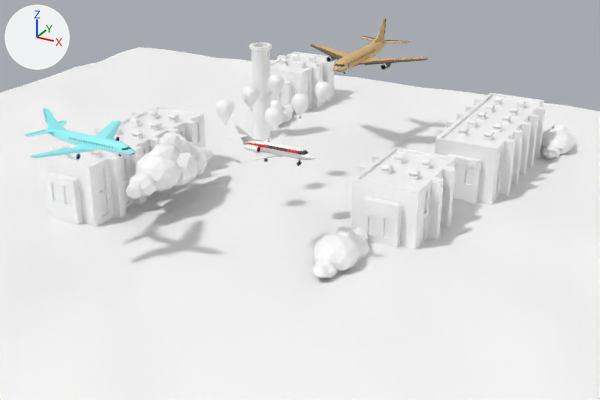
The FBX model Unity/Assets/Resources/Meshs/ChangJing/changjing8_4.fbx: old version first, new version second.
Camera for both pictures: a 50 mm camera at (122.0, -180.0, 150.0) aimed at (-2.0, 45.0, 37.0). The axes (+X, +Y, +Z) are drawn at upper left. The lights are the same throughout. Where no turn or scale is listed for an object, it has been applied to the vertices.

Before the edit, the objects in view are built like this:
```python
ob_feiji003 = bpy.data.objects.new('FeiJI003', me_mesh_005)
ob_feiji003.location = (20.4, -9.3, 77.5)
ob_feiji004 = bpy.data.objects.new('FeiJi004', me_mesh)
ob_feiji004.location = (-23.9, -28.6, 79.4)
ob_feiji005 = bpy.data.objects.new('FeiJi005', me_mesh_010)
ob_feiji005.location = (0.0, 86.7, 80.8)
ob_reqiqiu_10 = bpy.data.objects.new('ReQiQiu_10', me_mesh_007)
ob_reqiqiu_10.location = (-7.9, 39.8, 76.9)
ob_reqiqiu_2 = bpy.data.objects.new('ReQiQiu_2', me_mesh_001)
ob_reqiqiu_2.location = (8.8, 10.0, 76.9)
ob_reqiqiu_5 = bpy.data.objects.new('ReQiQiu_5', me_mesh_002)
ob_reqiqiu_5.location = (-7.2, 10.0, 76.9)
ob_reqiqiu_7 = bpy.data.objects.new('ReQiQiu_7', me_mesh_003)
ob_reqiqiu_7.location = (-8.4, 25.4, 76.9)
ob_reqiqiu_8 = bpy.data.objects.new('ReQiQiu_8', me_mesh_004)
ob_reqiqiu_8.location = (8.8, 25.4, 76.9)
ob_reqiqiu_9 = bpy.data.objects.new('ReQiQiu_9', me_mesh_006)
ob_reqiqiu_9.location = (8.8, 39.8, 76.9)
# also in view: 'jianzhuwu1' at (6.0, 99.0, 32.0); 'jianzhuwu' at (-9.0, 33.0, 40.0); 'tiankong1' at (0.0, 0.0, 44.0)
```
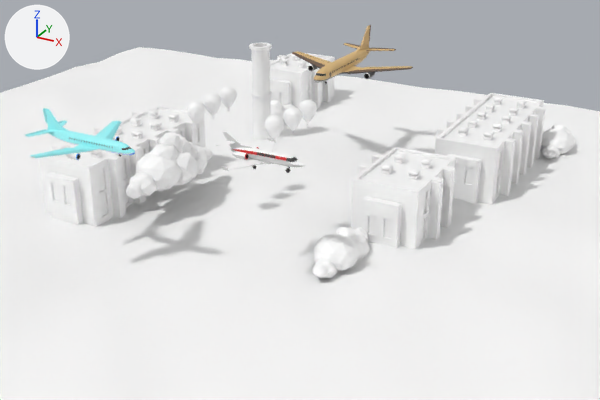
The change, as a list of edits to the scene's bpy script:
```text
Change ob_feiji005:
    ob_feiji005.location: (0.0, 86.7, 80.8) -> (0.0, 73.0, 80.8)
Change ob_reqiqiu_9:
    ob_reqiqiu_9.location: (8.8, 39.8, 76.9) -> (13.7, 20.9, 76.9)
Change ob_reqiqiu_7:
    ob_reqiqiu_7.location: (-8.4, 25.4, 76.9) -> (-13.6, 13.0, 76.9)
Change ob_reqiqiu_2:
    ob_reqiqiu_2.location: (8.8, 10.0, 76.9) -> (12.8, 3.7, 76.9)
Change ob_reqiqiu_8:
    ob_reqiqiu_8.location: (8.8, 25.4, 76.9) -> (13.6, 12.4, 76.9)
Change ob_reqiqiu_10:
    ob_reqiqiu_10.location: (-7.9, 39.8, 76.9) -> (-13.7, 21.3, 76.9)
Change ob_feiji003:
    ob_feiji003.location: (20.4, -9.3, 77.5) -> (20.4, -14.9, 77.5)
Change ob_reqiqiu_5:
    ob_reqiqiu_5.location: (-7.2, 10.0, 76.9) -> (-13.2, 4.2, 76.9)
```

Changed parts and their boxes (x1, y1, x2, y2) in the pictures (600 x 400 px):
'FeiJi005', moved: before (310, 18, 428, 74); after (292, 25, 413, 84)
'FeiJI003', moved: before (228, 126, 316, 166); after (216, 132, 305, 173)
'ReQiQiu_5', moved: before (216, 99, 234, 125); after (187, 101, 206, 128)
'ReQiQiu_7', moved: before (241, 85, 259, 111); after (203, 93, 221, 119)
'ReQiQiu_8', moved: before (291, 93, 309, 119); after (283, 107, 302, 135)
'ReQiQiu_9', moved: before (314, 81, 331, 106); after (299, 99, 317, 126)
'ReQiQiu_10', moved: before (267, 74, 284, 99); after (219, 86, 237, 112)
'ReQiQiu_2', moved: before (264, 107, 283, 134); after (265, 115, 284, 140)
